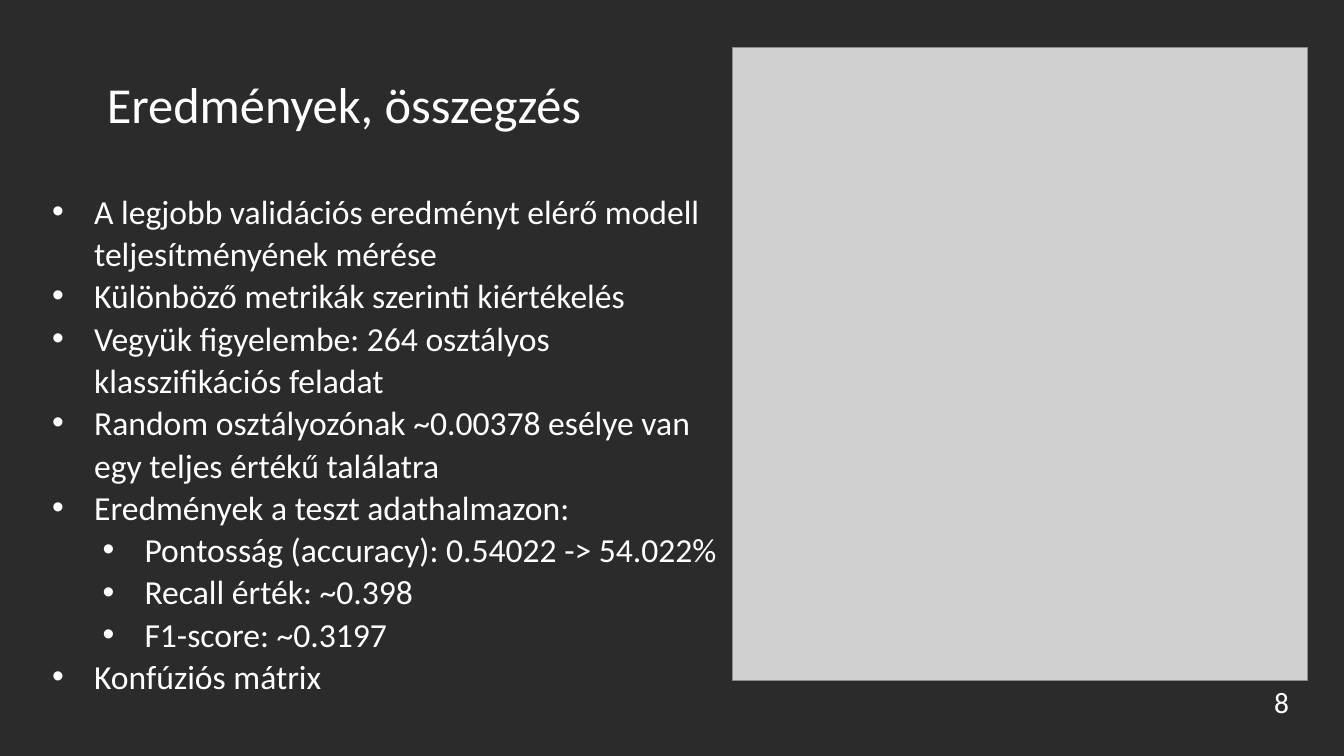
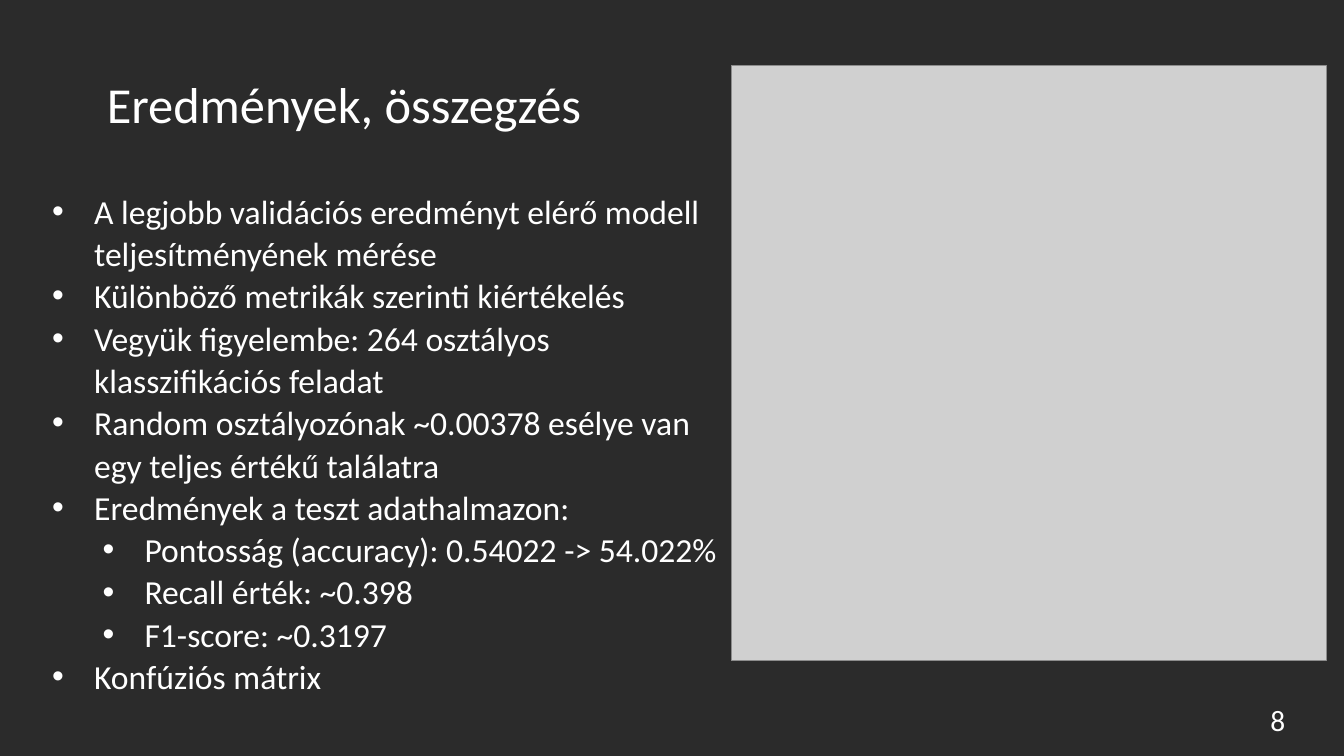
Before and after one commit to turi-mate/deepbirding, a slide deck: slide 8 of presentation.pptx. Drawn at 1344x756 pixels with LibreOffice and Linux fonts; fonts in the diff are those of the drawing; grey boxes stand for pictures; background and template pictures are left out; a plain dark background stands for a picture behind light text. Boxes give left, top, right and bottom in pixels: in the first picture for what was removed or moved away, otherwise in the second. Text is boxed around its words. In the diff, an @@ line names an element or a change of style, - is before the commit and + after.

```diff
--- a/presentation.pptx
+++ b/presentation.pptx
@@ picture resized from (x1=733, y1=47, x2=1308, y2=681) to (x1=731, y1=66, x2=1327, y2=661) @@
@@ page number moved from (x1=1274, y1=693, x2=1289, y2=714) to (x1=1270, y1=711, x2=1285, y2=732) @@
```
Also in this commit, not shown: 7 other slides changed.
